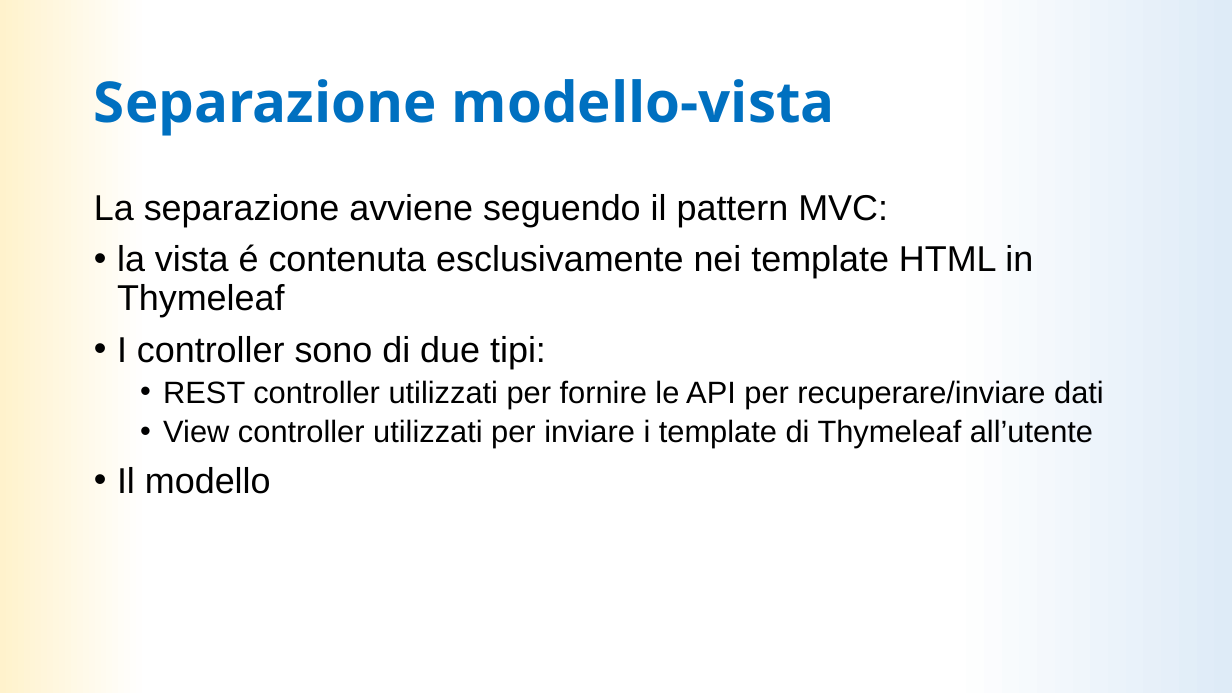
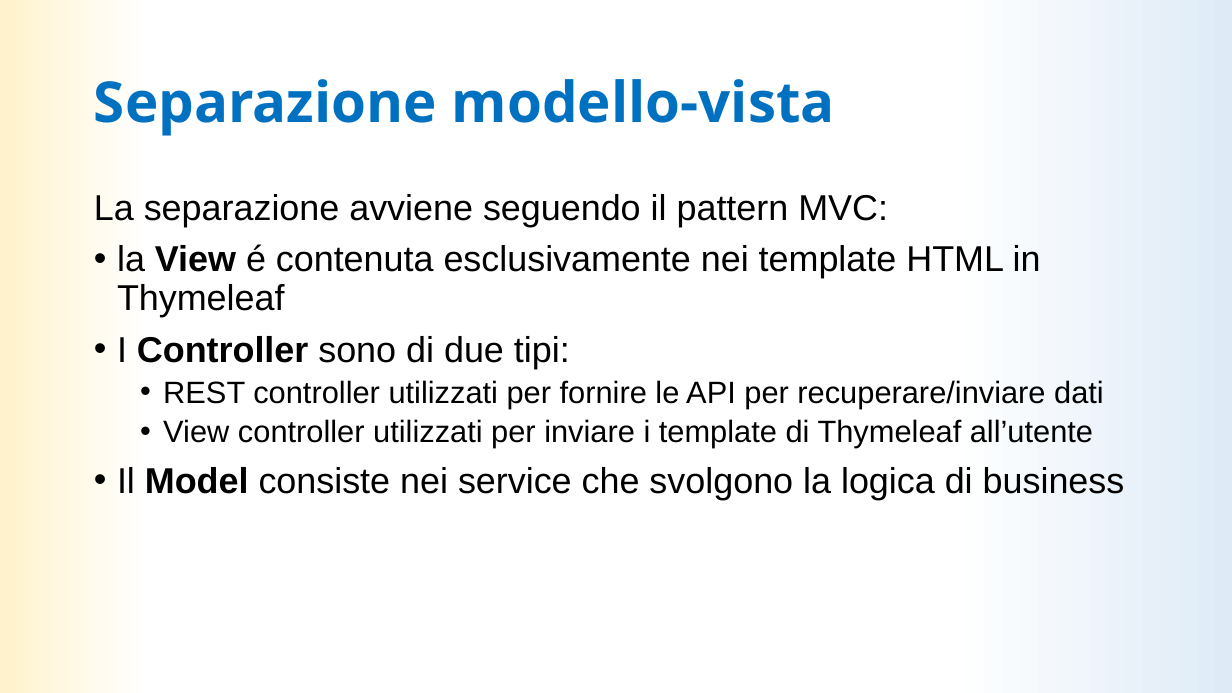
Before and after one commit to LDolzanelli/progettoIngegneria, a slide deck: slide 4 of doc/Presentazione/Presentazione_ingsw_parteB.pptx. Drawn at 1232x693 pixels with LibreOffice and Linux fonts; fonts in the diff are those of the drawing. Boxes give left, top, right and bottom in pixels: in the first picture for what was removed or moved away, otherwise in the second. Text is boxed around its words. In the diff, an @@ line names an element or a change of style, - is before the commit and + after.

```diff
--- a/doc/Presentazione/Presentazione_ingsw_parteB.pptx
+++ b/doc/Presentazione/Presentazione_ingsw_parteB.pptx
@@ text at (x1=117, y1=244, x2=1041, y2=369): text changed @@
-• la vista é contenuta esclusivamente nei template HTML in Thymeleaf
-• I controller sono di due tipi:
+• la View é contenuta esclusivamente nei template HTML in Thymeleaf
+• I Controller sono di due tipi:
@@ text at (x1=117, y1=467, x2=1125, y2=500): text changed @@
-• Il modello
+• Il Model consiste nei service che svolgono la logica di business
```
Also in this commit, not shown: 8 other slides changed, 4 slides added, 1 slide removed.
